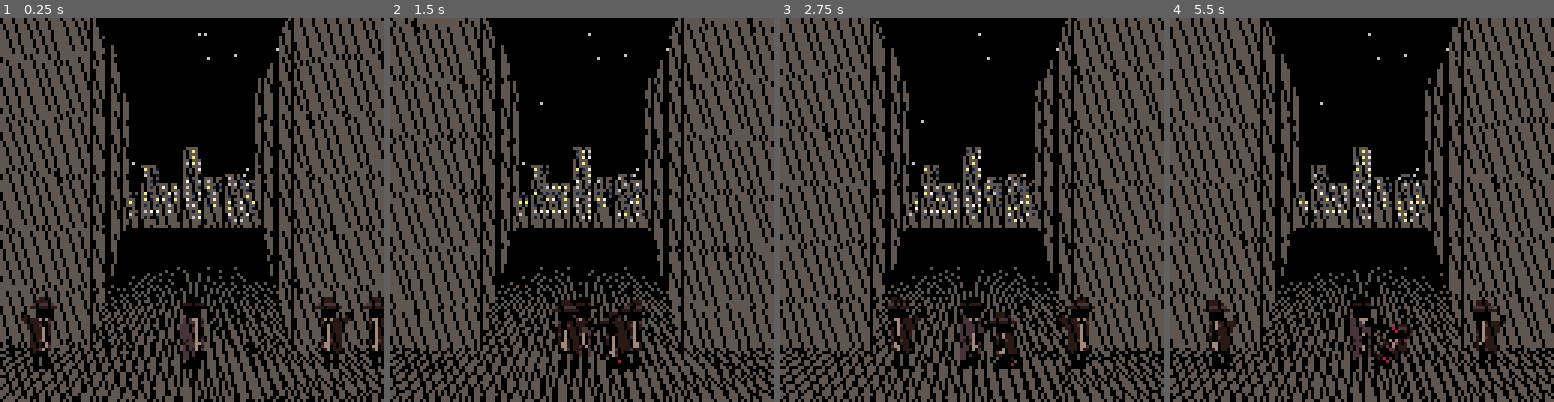
Above: before the commit, frames 1-4 (left to right).
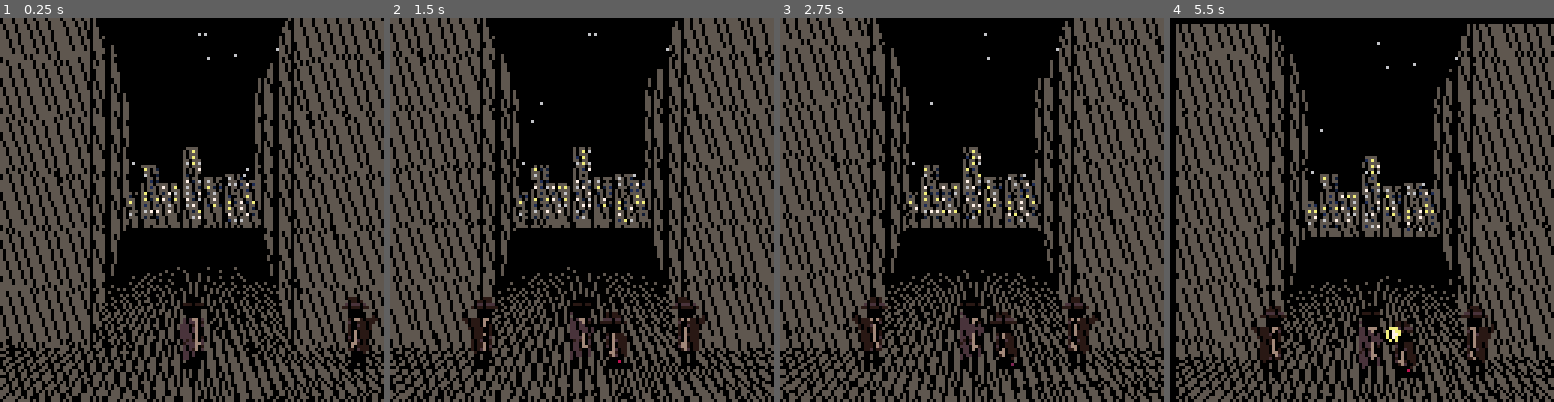
Above: after the commit, the same moments.

Repository: SneerfulArk/noir
Game: PICO-8 cartridge noir.p8
The game is run twice, just before and just after one commit, with the same random seed, the same clock (stepped at 60 frames per second) and the same inputs.
Inputs:
- Up to frame 1 (0.25 s): no input
- Up to frame 2 (1.5 s): tap X (X key) at 0.33, 1.07 s; tap O (Z key) at 0.7 s
- Up to frame 3 (2.75 s): tap O (Z key) at 1.7, 2.1, 2.5 s; tap X (X key) at 1.85 s
- Up to frame 4 (5.5 s): tap O (Z key) every 0.4 s from 2.9 to 5.3 s; tap X (X key) at 2.97, 4.08, 5.2 s

The runs differ from the first frame. In frame 1, 2.3% of the frame differs, in the area x 5-100%, y 72-92%; in frame 2, 28%; in frame 3, 23%; in frame 4, 43%, in the area x 0-100%, y 0-100%.

Commit message:
v0.31.0
Added
- Enemies: Logic to have non-target enemies stop and wait for their turn during combat. This makes the scene feel more choreographed and less chaotic overall.
Changed
- Clock: Tuned some variables like `slow_dist` and `stop_dist` to feel better with the new enemy waiting logic.
- Particles: Red particles stay red now to make the dust more readable with the new ground pattern.

Diff:
--- a/noir.p8
+++ b/noir.p8
@@ -104,9 +104,9 @@
         full_spd = 1
         time_slow = true
         time_elapsed = 0
-        slow_dist = 40
+        slow_dist = 37
         stop_dist = 12
-        slow_spd = 0.968
+        slow_spd = 0.960
         return_spd = 1.080
     end
 
@@ -202,11 +202,11 @@
     function update_enemies()
 
         if #enemies <= 0 then
-            en = make_en(135,93,2,3,1,0.2)
+            en = make_en(160,93,2,3,1,0.2)
             add(enemies,en)
-            en = make_en(-8,93,2,3,1,0.2)
+            en = make_en(-32,93,2,3,1,0.2)
             add(enemies,en)
-            en = make_en(119,93,2,3,1,0.2)
+            en = make_en(128,93,2,3,1,0.2)
             add(enemies,en)
         end
 
@@ -218,8 +218,15 @@
                 if en.state == "dead" then
                     en.spd = 0
                 end
-                move_obj(en)
-                animate(en)
+                if en != target_en then --non targets stop and wait
+                    if en.dist >= 35 then
+                        move_obj(en)
+                        animate(en)
+                    end
+                elseif en == target_en then
+                    move_obj(en)
+                    animate(en)
+                end
                 if en.cent <=14 then
                     en.facing = 1
                     en.dx    = 1
@@ -269,7 +276,7 @@
                         p.y -= p.vy*gt
                         p.life -= gt
                         --randomized dust colour
-                        if life >= 75 then
+                        if life >= 75 and p.clr != 14 and p.clr != 8 then
                             if rnd_clr == 1 then
                                 p.clr = 4
                             elseif rnd_clr == 2 then
@@ -285,6 +292,17 @@
                         if life == 25 and p.clr == 2 then
                             p.clr = 0
                         end
+                        if life == 75 and p.clr == 14 then
+                            p.clr = 8
+                        end
+
+                        --[[if life >= 75 then
+                            if p.clr == 14 then
+                                p.clr = 8
+                            elseif p.clr == 15 then
+                                p.clr = 4
+                            end
+                        end]]
                         --dust deletion
                         if life <= 0 then
                             del(corpse.pixels,p)
@@ -974,11 +992,16 @@
 
     --menu state
     function update_menu()
+        update_clock()
+        update_bg()
         update_vfx()
         if btn(4) then game = "play" end
     end
 
     function draw_menu()
+        draw_bg()
+        draw_player()
+        draw_enemies()
         draw_vfx()
     end
 
